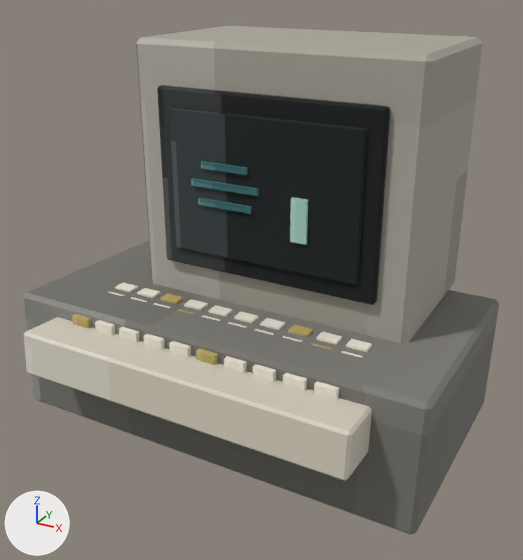
The glTF model assets/props/maze/retro_computer_terminal_ivory.glb: old version first, new version second.
Both versions are drawn from a 50 mm lens placed at (0.778, -1.446, 1.07), pointed at (0.03, -0.087, 0.39). Arrows for +X, +Y and +Z are at lower left; the lights stay in place. The older version comes first. Where no turn or scale is listed for an object, it has been applied to the vertices. Vertices at exactly the same position are counted once.

Names of what the first picture shows: 'KeyboardBody', 'MonitorFace', 'MonitorGlow', 'MonitorShell', 'ScreenGlyph_4', 'TerminalWedge' and 24 more.
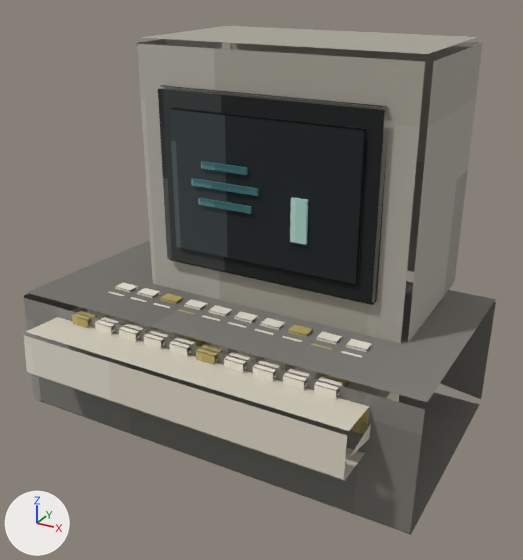
Location of each change, [x1, y1, x2, y2] in pixels of the pictures (523 x 560 px):
'TerminalWedge', reshaped
    before: [24, 241, 499, 535]
    after: [24, 240, 496, 535]
'KeyboardBody', reshaped (8% wider, 6% taller)
    before: [24, 317, 372, 481]
    after: [24, 307, 399, 481]
'MonitorFace', reshaped
    before: [157, 85, 390, 305]
    after: [158, 85, 389, 305]
part 1 of me_cube_008, cut back
    before: [24, 332, 372, 481]
    after: [351, 392, 399, 456]
part 2 of me_cube_002, cut back
    before: [157, 86, 390, 305]
    after: [375, 119, 389, 302]
part 3 of me_cube_001, cut back
    before: [136, 37, 482, 343]
    after: [136, 39, 222, 49]
part 4 of me_cube, cut back
    before: [24, 293, 499, 535]
    after: [440, 302, 496, 399]

Edits to the bpy script that builds the scene:
```text
Change me_cube_008:
    used by ob_keyboardbody; location = (0.0, -0.29, 0.24)
    remove me_cube_008.from_pydata(...)  # 24 vertices, 44 faces; spans x -0.4..0.4, y -0.148..0.148, z -0.062..0.062
    add me_cube_008.from_pydata(...)  # 19 vertices, 9 faces; spans x -0.394..0.4, y -0.148..0.148, z -0.062..0.062
    me_cube_008 part 1
    6 vertices are removed from x -0.4..0.4, y -0.142..0.142, z -0.056..0.056
    36 faces are deleted
    1 vertex is added at (0.4, -0.139, 0.01)
    1 new face joins them
Change me_cube_002:
    used by ob_monitorface; location = (0.05, -0.108, 0.61)
    remove me_cube_002.from_pydata(...)  # 24 vertices, 44 faces; spans x -0.269..0.269, y -0.011..0.011, z -0.207..0.207
    add me_cube_002.from_pydata(...)  # 19 vertices, 9 faces; spans x -0.264..0.269, y -0.011..0.011, z -0.207..0.207
    me_cube_002 part 2
    6 vertices are removed from x -0.269..0.269, y -0.006..0.006, z -0.203..0.203
    36 faces are deleted
    1 vertex is added at (0.269, 0.0, 0.203)
    1 new face joins them
Change me_cube_001:
    used by ob_monitorshell; location = (0.05, 0.1, 0.61)
    remove me_cube_001.from_pydata(...)  # 24 vertices, 44 faces; spans x -0.34..0.34, y -0.2..0.2, z -0.305..0.305
    add me_cube_001.from_pydata(...)  # 19 vertices, 9 faces; spans x -0.34..0.34, y -0.2..0.2, z -0.293..0.305
    me_cube_001 part 3
    6 vertices are removed from x -0.34..0.328, y -0.188..0.188, z -0.305..-0.293
    36 faces are deleted
    1 vertex is added at (-0.34, 0.0, -0.293)
    1 new face joins them
Change me_cube:
    used by ob_terminalwedge; location = (0.0, -0.03, 0.166)
    remove me_cube.from_pydata(...)  # 24 vertices, 44 faces; spans x -0.51..0.51, y -0.307..0.307, z -0.165..0.165
    add me_cube.from_pydata(...)  # 19 vertices, 9 faces; spans x -0.51..0.5, y -0.307..0.307, z -0.165..0.165
    me_cube part 4
    6 vertices are removed from x -0.5..0.51, y -0.297..0.307, z -0.156..0.155
    36 faces are deleted
    1 vertex is added at (-0.5, 0.3, -0.016)
    1 new face joins them
```
